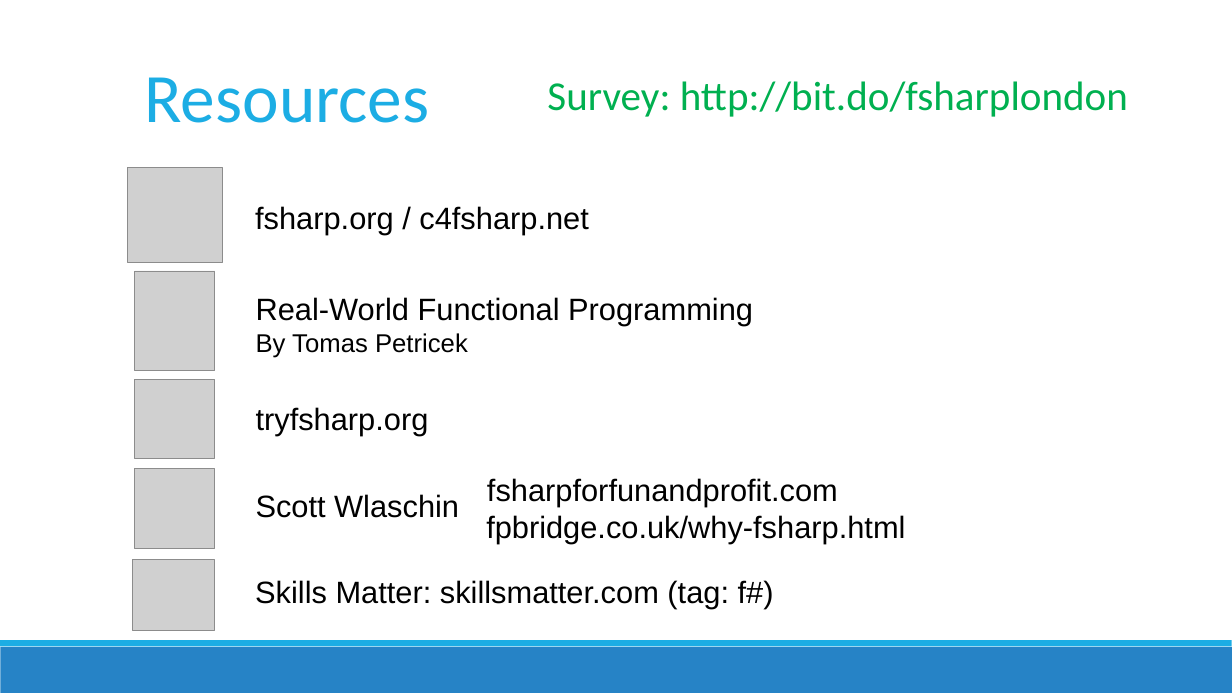
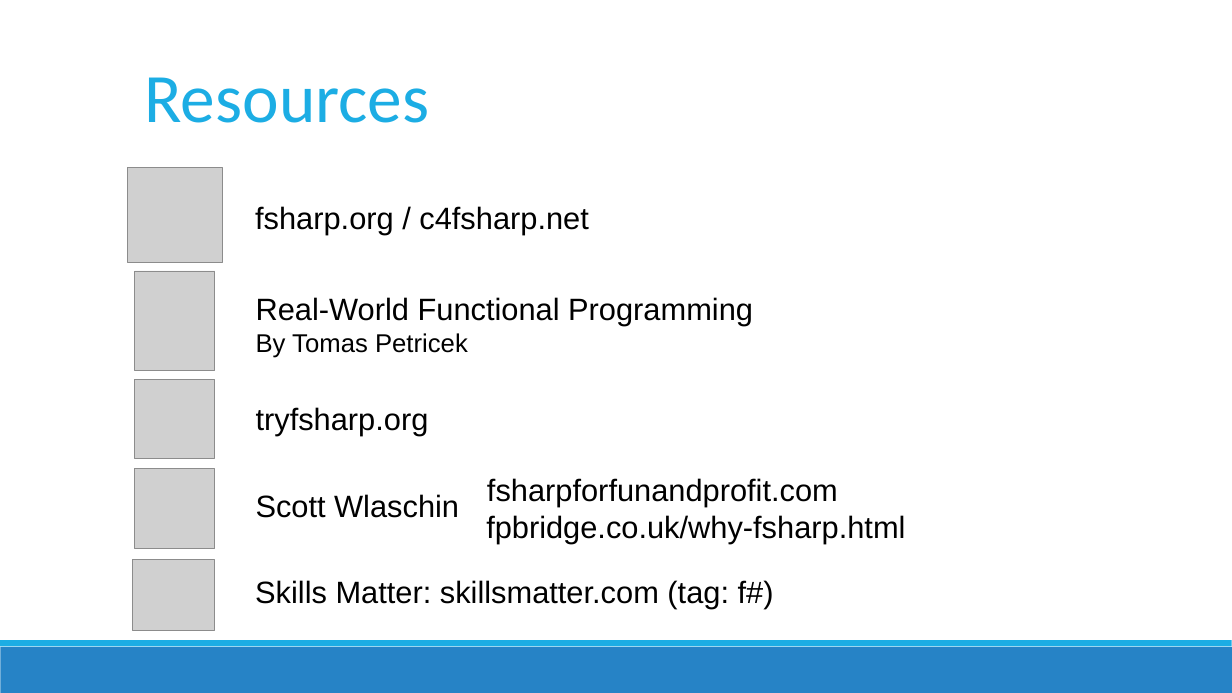
Before and after one commit to jorgef/fsharpworkshop, a slide deck: slide 77 of FSharpWorkshop_Slides.pptx. Drawn at 1232x693 pixels with LibreOffice and Linux fonts; fonts in the diff are those of the drawing; grey boxes stand for pictures. Boxes give left, top, right and bottom in pixels: in the first picture for what was removed or moved away, otherwise in the second. Text is boxed around its words. In the diff, an @@ line names an element or a change of style, - is before the commit and + after.

Commit message:
Fixed ppt

```diff
--- a/FSharpWorkshop_Slides.pptx
+++ b/FSharpWorkshop_Slides.pptx
@@ text removed at box(547, 81, 1128, 117) @@
-Survey: http://bit.do/fsharplondon
```
Also in this commit, not shown: 2 other slides changed, 1 other file.
